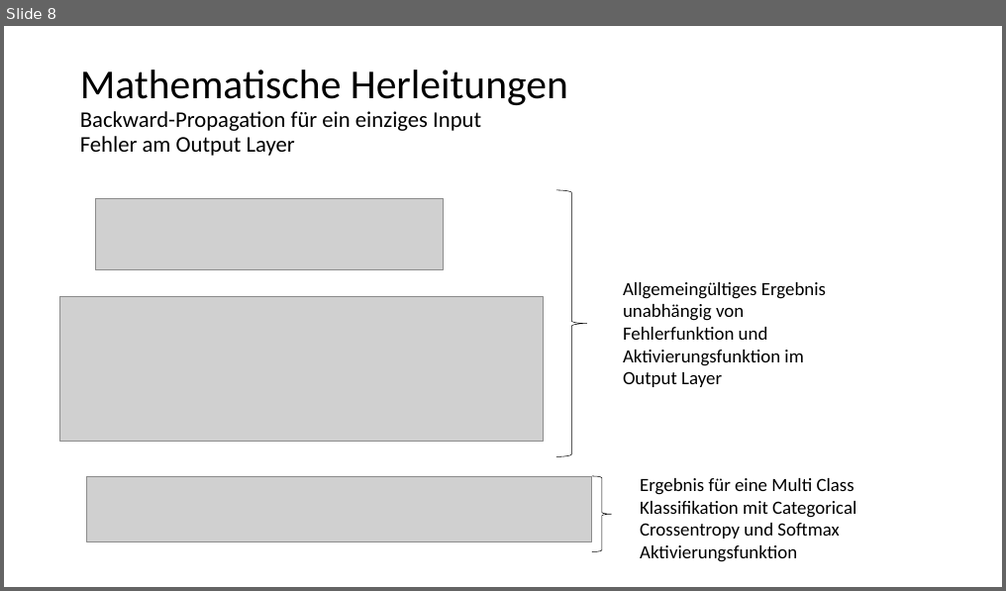
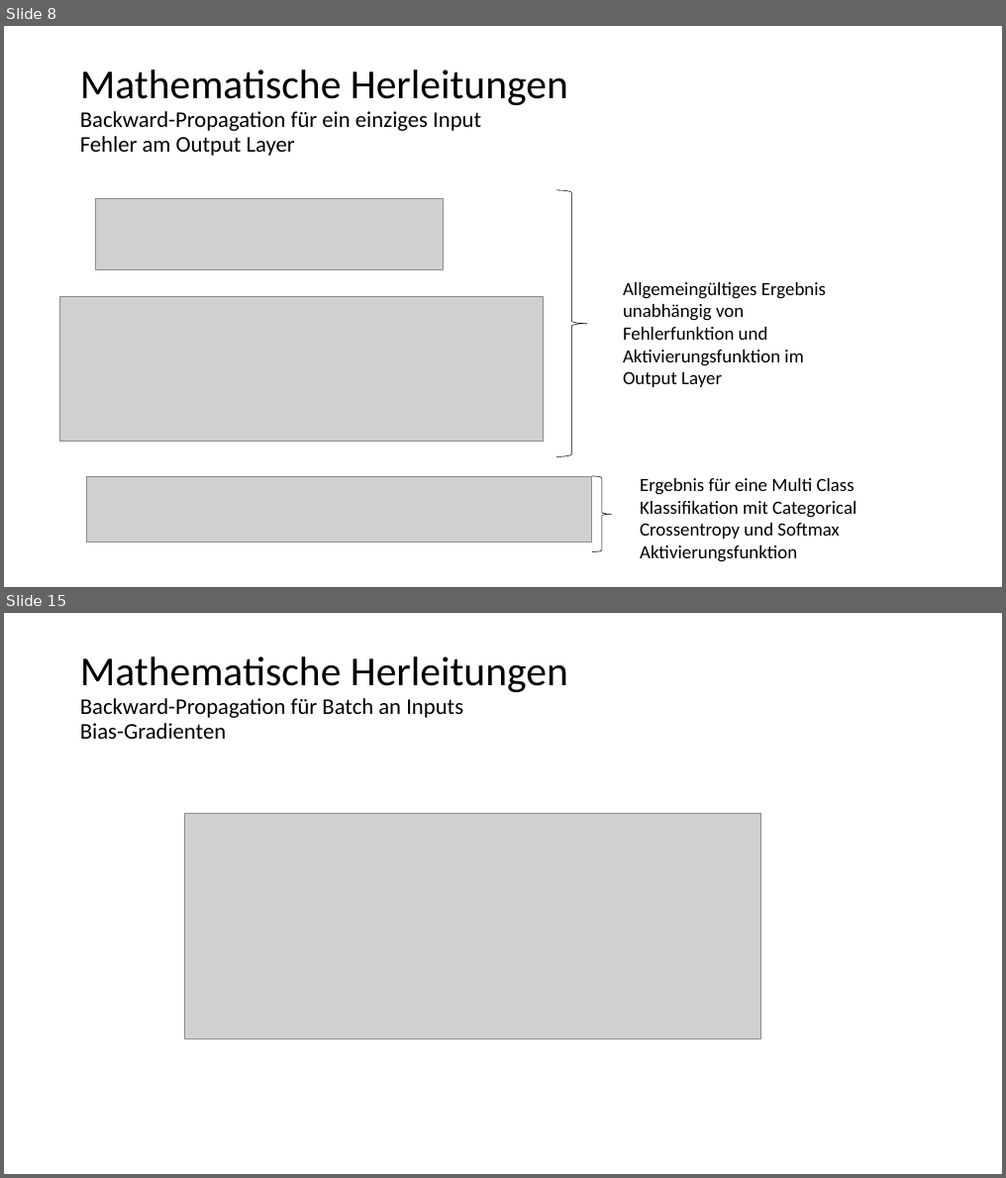
Before and after one commit to kevinsuedmersen/neural_networks_from_scratch, a slide deck: theory/submission/result_presentation.pptx. Shown one above the other, each under a label of ours: slide 8 before the commit, slides 8 and 15 after it; the slides between them are not shown. The pictures are 1006x591 and 1006x1178 pixels, drawn with LibreOffice and Linux fonts; fonts in the diff are those of the drawing; grey boxes stand for pictures. Boxes give left, top, right and bottom in pixels: in the first picture for what was removed or moved away, otherwise in the second. Text is boxed around its words. In the diff, an @@ line names an element or a change of style, - is before the commit and + after.

```diff
--- a/theory/submission/result_presentation.pptx
+++ b/theory/submission/result_presentation.pptx
@@ slide 15 added at box(4, 613, 1002, 1174), background #FFFFFF @@
@@ title added at box(80, 657, 568, 739), 21.6 pt, text #000000 @@
+Mathematische Herleitungen
+Backward-Propagation für Batch an Inputs
+Bias-Gradienten
@@ picture added at box(185, 813, 761, 1039) @@
```
Also in this commit, not shown: 4 slides changed, 3 other slides added, 1 slide removed.
